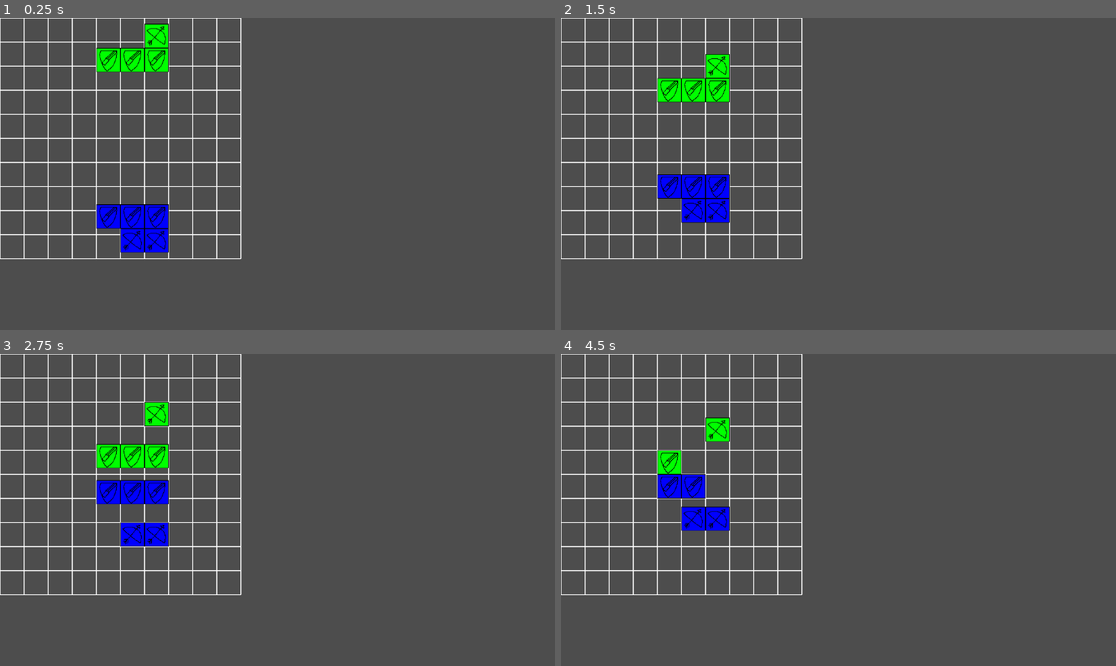
Above: before the commit, frames 1-4 (two rows, left to right).
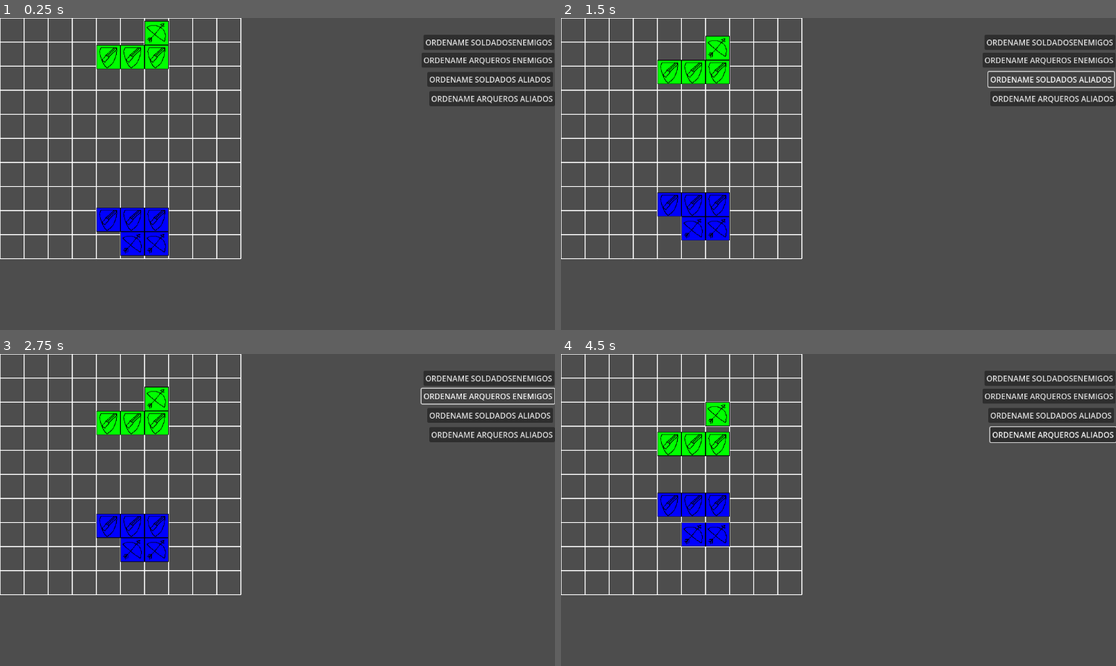
Above: after the commit, the same moments.

Repository: QuaaDev/Proyecto4x
Game: Godot game, scene res://Escenas/game.tscn
Two runs of this game, one before a commit and one after it. Both use one fixed random seed, a clock stepped at 60 frames per second and the inputs below.
Inputs (mouse positions are in pixels of both pictures, inside the frame that each line leads up to):
- Up to frame 1 (0.25 s): no input
- Up to frame 2 (1.5 s): click (1054, 99) at 0.5 s, where only the run after the commit has a clickable "ORDENAME ARQUEROS ALIADOS"; click (1049, 80) at 1.25 s, where only the run after the commit has a clickable "ORDENAME SOLDADOS ALIADOS"
- Up to frame 3 (2.75 s): click (488, 397) at 2 s, where only the run after the commit has a clickable "ORDENAME ARQUEROS ENEMIGOS"
- Up to frame 4 (4.5 s): click (1049, 378) at 2.75 s, where only the run after the commit has a clickable "ORDENAME SOLDADOSENEMIGOS"; tap Enter at 3.5 s; move the mouse to (683, 472) at 3.52 s; hold Right 3.53-4.28 s; click (683, 472) at 3.67 s; move the mouse to (672, 463) at 4.27 s; hold Down from 4.28 s (still down); click (672, 463) at 4.42 s

The runs differ from the first frame. In frame 1, 5.8% of the frame differs, in the area x 17-100%, y 0-77%; in frame 2, 7.2%; in frame 3, 8.0%, in the area x 17-100%, y 5-67%; in frame 4, 7.7%.

Commit message:
seleccion de unidades
las unidades se dividieron en grupos (bando, tipo) para filtrar los objetos. Ahora hay funciones que son capaces de filtrar dichos objetos.

Diff:
--- /dev/null
+++ b/Escenas/botones_formaciones.tscn
@@ -0,0 +1,58 @@
+[gd_scene format=3 uid="uid://dqw1w0i14axyk"]
+
+[node name="Botones_formaciones" type="Control"]
+layout_mode = 3
+anchors_preset = 15
+anchor_right = 1.0
+anchor_bottom = 1.0
+grow_horizontal = 2
+grow_vertical = 2
+size_flags_horizontal = 8
+size_flags_vertical = 0
+
+[node name="arquerosaliados" type="Button" parent="."]
+layout_mode = 1
+anchors_preset = 1
+anchor_left = 1.0
+anchor_right = 1.0
+offset_left = -261.0
+offset_top = 152.0
+offset_bottom = 183.0
+grow_horizontal = 0
+text = "ORDENAME ARQUEROS ALIADOS"
+
+[node name="soldadosaliados" type="Button" parent="."]
+layout_mode = 1
+anchors_preset = 1
+anchor_left = 1.0
+anchor_right = 1.0
+offset_left = -265.0
+offset_top = 112.0
+offset_right = -4.0
+offset_bottom = 143.0
+grow_horizontal = 0
+text = "ORDENAME SOLDADOS ALIADOS"
+
+[node name="arquerosenemigos" type="Button" parent="."]
+layout_mode = 1
+anchors_preset = 1
+anchor_left = 1.0
+anchor_right = 1.0
+offset_left = -277.0
+offset_top = 72.0
+offset_right = -1.0
+offset_bottom = 103.0
+grow_horizontal = 0
+text = "ORDENAME ARQUEROS ENEMIGOS"
+
+[node name="soldadosenemigos" type="Button" parent="."]
+layout_mode = 1
+anchors_preset = 1
+anchor_left = 1.0
+anchor_right = 1.0
+offset_left = -273.0
+offset_top = 35.0
+offset_right = -1.0
+offset_bottom = 66.0
+grow_horizontal = 0
+text = "ORDENAME SOLDADOSENEMIGOS"
--- a/Escenas/game.tscn
+++ b/Escenas/game.tscn
@@ -1,12 +1,17 @@
-[gd_scene load_steps=5 format=3 uid="uid://xeg5gmipk5er"]
+[gd_scene load_steps=6 format=3 uid="uid://xeg5gmipk5er"]
 
 [ext_resource type="PackedScene" uid="uid://copb7vtbdp31c" path="res://Escenas/grid.tscn" id="1_cin0t"]
 [ext_resource type="Script" uid="uid://ctwe8v6yfbacn" path="res://Scripts/administrador_soldados.gd" id="1_nvkqg"]
 [ext_resource type="PackedScene" uid="uid://bjgvm28n1ejt4" path="res://Escenas/unidades/soldado_basico.tscn" id="2_nvkqg"]
+[ext_resource type="PackedScene" uid="uid://dqw1w0i14axyk" path="res://Escenas/botones_formaciones.tscn" id="2_o5eqp"]
 [ext_resource type="PackedScene" uid="uid://cknbjoq8ed00x" path="res://Escenas/unidades/arquero_basico.tscn" id="4_p35v7"]
 
 [node name="Game" type="Node2D"]
 script = ExtResource("1_nvkqg")
+
+[node name="CanvasLayer" type="CanvasLayer" parent="."]
+
+[node name="Botones_formaciones" parent="CanvasLayer" instance=ExtResource("2_o5eqp")]
 
 [node name="Grid" parent="." instance=ExtResource("1_cin0t")]
 
--- a/Escenas/unidades/arquero_basico.tscn
+++ b/Escenas/unidades/arquero_basico.tscn
@@ -13,6 +13,7 @@
 rango_ataque = 4
 cd_ataque_variable = 0.5
 sprite_unidad_path = "res://Assets/assets_unidades/arquero.png"
+tipo_unidad_grupo = "Arquero"
 metadata/_custom_type_script = "uid://c7pktjvxm0r0b"
 
 [node name="ColorRect" type="ColorRect" parent="."]
--- a/Escenas/unidades/soldado_basico.tscn
+++ b/Escenas/unidades/soldado_basico.tscn
@@ -11,6 +11,7 @@
 input_pickable = true
 script = ExtResource("1_vs64r")
 sprite_unidad_path = "res://Assets/assets_unidades/guerrero.png"
+tipo_unidad_grupo = "Soldado"
 
 [node name="ColorRect" type="ColorRect" parent="."]
 offset_right = 50.0
--- a/Scripts/grid.gd
+++ b/Scripts/grid.gd
@@ -1,6 +1,6 @@
 extends Node2D
 @onready var deteccion_mouse: Area2D = $"Deteccion Mouse"
-
+@onready var canvas_layer: CanvasLayer = $"../CanvasLayer"
 @export var GRID_SIZE := 10  # Tamaño de la cuadrícula (10x10)
 @export var CELL_SIZE := 50  # Tamaño de cada celda (debe coincidir con el de la serpiente)
 
@@ -25,9 +25,17 @@
 		draw_line(Vector2(0, y_pos), Vector2(GRID_SIZE * CELL_SIZE, y_pos), color, 2)
 
 func _ready() -> void:
-	queue_redraw()  # Redibujar la cuadrícula cuando se carg
+	queue_redraw()  # Redibujar la cuadrícula cuando se carga
 	crear_diccionario_del_mapa(diccionario_cuadricula_movimientos)
-
+	#botones para ordenar formaciones, es solo debug
+	canvas_layer.get_child(0).get_child(0).pressed.connect(ordenar_aliado_arquero)
+	canvas_layer.get_child(0).get_child(1).pressed.connect(ordenar_aliado_soldado)
+	canvas_layer.get_child(0).get_child(2).pressed.connect(ordenar_enemigo_arquero)
+	canvas_layer.get_child(0).get_child(3).pressed.connect(ordenar_enemigo_soldado)
+	#print("llamando aliados")
+	#get_tree().call_group("Aliados", "grupo_mi_nombre")
+	#print("Llamando enemigos")
+	#get_tree().call_group("Enemigos", "grupo_mi_nombre")
 func crear_diccionario_del_mapa(diccionario_a_llenar : Dictionary) -> void:
 	#Crea y carga el diccionario con valores
 	for y in GRID_SIZE+1: #Eje y
@@ -60,3 +68,50 @@
 func coso():
 	#print(diccionario_cuadricula_movimientos)
 	pass
+
+#------------grupos---------------
+#Obtiene la lista de unidades divida en bandos, solo usar Aliados y Enemigos
+func obtener_lista_de_bando(bando : String) -> Array:
+	if bando == "Aliados" or bando == "Enemigos":
+		return get_tree().get_nodes_in_group(bando)
+	else:
+		print(bando + " no existe en los grupos de bando, error amarillo")
+		var error_null = [null]
+		return error_null
+
+#obtiene la lista de unidades divida en tipos, solo usar Arqueros y Soldados
+func obtener_lista_tipo_de_unidad(tipo : String) -> Array:
+	if tipo == "Arqueros" or tipo == "Soldados":
+		return get_tree().get_nodes_in_group(tipo)
+	else:
+		print(tipo + " no existe en los grupos de tipo, error amarillo")
+		var error_null = [null]
+		return error_null
+
+func seleccionar_unidades_de_un_tipo(bando : String, tipo : String):
+	#Selecciona las unidades segun su bando (aliado/enemigo) y su tipo (arquero/soldado)
+	#Obtiene las listas
+	var unidades_del_bando = obtener_lista_de_bando(bando)
+	var unidades_del_tipo = obtener_lista_tipo_de_unidad(tipo)
+	var unidades_validas = []
+	for unidad in unidades_del_bando:
+		#Selecciona todas las unidades de X bando
+		if unidad in unidades_del_tipo:
+			#Filtra las unidades segun su tipo
+			unidades_validas.append(unidad)
+	#Objetivo de debug
+	for i in unidades_validas:
+		print(i.name)
+
+#--------------grupos-----------
+
+#---------Debug------------
+func ordenar_aliado_soldado():
+	seleccionar_unidades_de_un_tipo("Aliados", "Soldados")
+func ordenar_aliado_arquero():
+	seleccionar_unidades_de_un_tipo("Aliados", "Arqueros")
+func ordenar_enemigo_soldado():
+	seleccionar_unidades_de_un_tipo("Enemigos", "Soldados")
+func ordenar_enemigo_arquero():
+	seleccionar_unidades_de_un_tipo("Enemigos", "Arqueros")
+#--------debug------------
--- a/Scripts/soldado_basico.gd
+++ b/Scripts/soldado_basico.gd
@@ -8,7 +8,7 @@
 @onready var grid = self.get_parent() #Referencia al grid
 #----------Referencias--------------
 var estoy_seleccionado := false
-var speed := 1
+var speed := 0.5
 var direction := Vector2.ZERO
 var cell_size := 50 #Tamaño de la cuadricula sobre la cual nos queremos mover
 var is_moving := false
@@ -22,6 +22,7 @@
 @export var cd_ataque_variable : float = 1.0
 @export var sprite_unidad_path : String
 @export var movimiento_automatico : bool = true
+@export var tipo_unidad_grupo : String
 
 func _ready() -> void:
 	input_pickable = true #Hace que siempre sea seleccionado por el mouse
@@ -46,6 +47,8 @@
 	#Cambia el color del canvas
 	#Almacena su color original
 	#Define cuantos pixeles se movera (es temporal, mas adelante sera mas complejo)
+	#Define si esta en grupo aliado o enemigo
+	#Define si esta en el grupo melee o rango
 	if aliado:
 		collision_layer = 1
 		detectar_enemigo.collision_mask = 2
@@ -53,6 +56,8 @@
 		modulate = Color("Blue")
 		color_original = Color("Blue")
 		cantidad_a_mover = -cell_size
+		self.add_to_group("Aliados")
+		grupo_elegir_tipo_unidad()
 	else:
 		collision_layer = 2
 		detectar_enemigo.collision_mask = 1
@@ -60,10 +65,12 @@
 		modulate = Color("Green")
 		color_original = Color("Green")
 		cantidad_a_mover = cell_size
+		self.add_to_group("Enemigos")
+		grupo_elegir_tipo_unidad()
 	#Informa al grid sobre mi posicion actual
 	#posicion_local_al_grid = Vector2((position.x / grid.CELL_SIZE),(position.y/grid.CELL_SIZE))
 
-func _physics_process(delta):
+func _physics_process(_delta):
 	#Si el raycast detecta una colision y el ataque esta disponible, ejecuta el ataque
 	if detectar_enemigo.is_colliding():
 		detectar_enemigo.enabled = false
@@ -80,7 +87,7 @@
 				else:
 					direction = Vector2.DOWN
 				#Actualiza su anterior posicion en el grid para que figure como libre
-				grid.actualizar_diccionario_movimiento(Vector2((position.x / grid.CELL_SIZE),(position.y/grid.CELL_SIZE)) , true)
+				abandonando_posicion()
 				move_to_next_tile() #Ejecuta el movimiento
 
 func _on_input_event(_viewport: Node, event: InputEvent, _shape_idx: int) -> void:
@@ -132,6 +139,9 @@
 	animacion_recibir_daño.start()
 	#print(vida)
 
+func abandonando_posicion() -> void:
+	#Hace que su posicion actual figure como libre, utilizar al aplicar movimientos
+	grid.actualizar_diccionario_movimiento(Vector2((position.x / grid.CELL_SIZE),(position.y/grid.CELL_SIZE)) , true)
 #--------------------Get y Set-------------------
 
 func set_estoy_seleccionado(x : bool) -> void:
@@ -167,7 +177,7 @@
 
 #--------------------Get y Set-------------------
 
-
+#-----------Señales----------------
 func cd_ataque_timeout() -> void:
 	#Al acabar el cd activa el raycast para realizar ataques
 	detectar_enemigo.enabled = true
@@ -177,7 +187,22 @@
 func _on_animacion_recibir_daño_timeout() -> void:
 	modulate = color_original
 
+#-----------Señales----------------
 #Cuando el grid termina su ready, este envia la informacion sobre su ubicacion actual
 #Para actualizar el diccionario
 func grid_esta_ready() -> void:
 	grid.actualizar_diccionario_movimiento(Vector2((position.x / grid.CELL_SIZE),(position.y/grid.CELL_SIZE)) , false)
+
+#----------Grupos------------------
+func grupo_mi_nombre() -> void:
+	print(self.name)
+
+func grupo_elegir_tipo_unidad() -> void:
+	#Se encarga de asignar el grupo indicado para el tipo de unidad
+	if tipo_unidad_grupo == "Soldado":
+		self.add_to_group("Soldados")
+	elif  tipo_unidad_grupo == "Arquero":
+		self.add_to_group("Arqueros")
+	else:
+		print("Error tipo unidad grupo, ningun grupo coincide")
+#----------Grupos------------------
